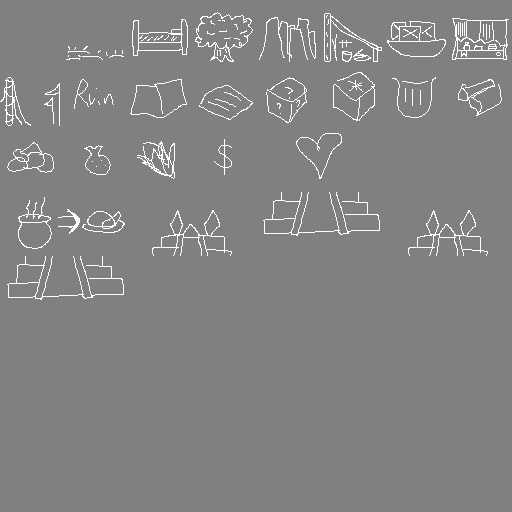
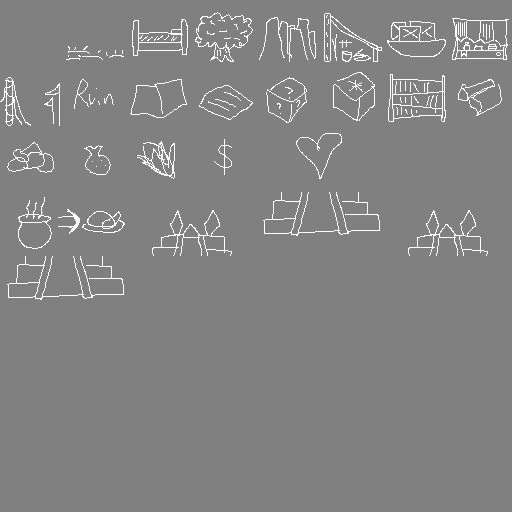
The second (512, 512) image is a revision of the first. Changes to its layers:
painted on "Layer 1" over [388, 74, 446, 122]
